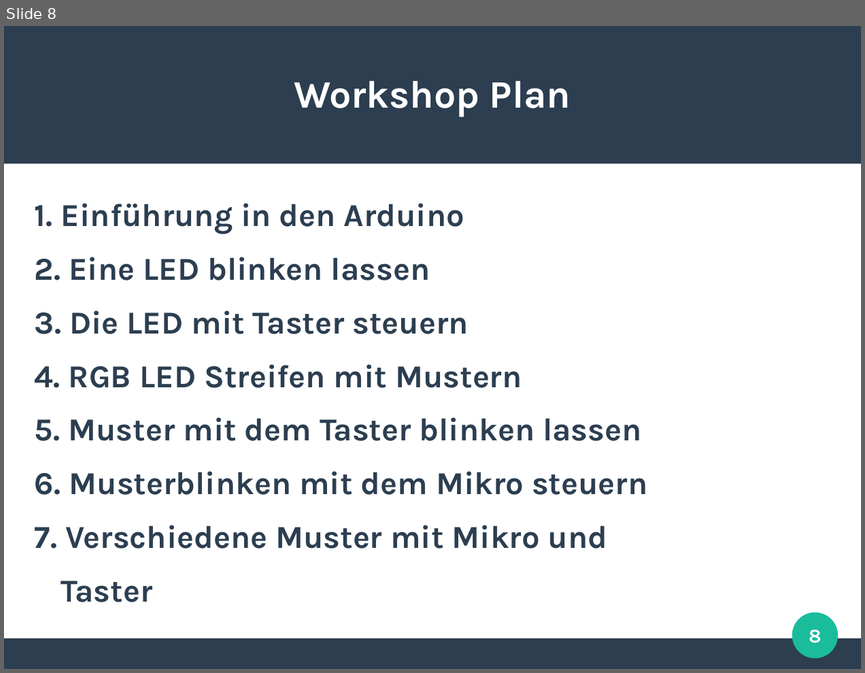
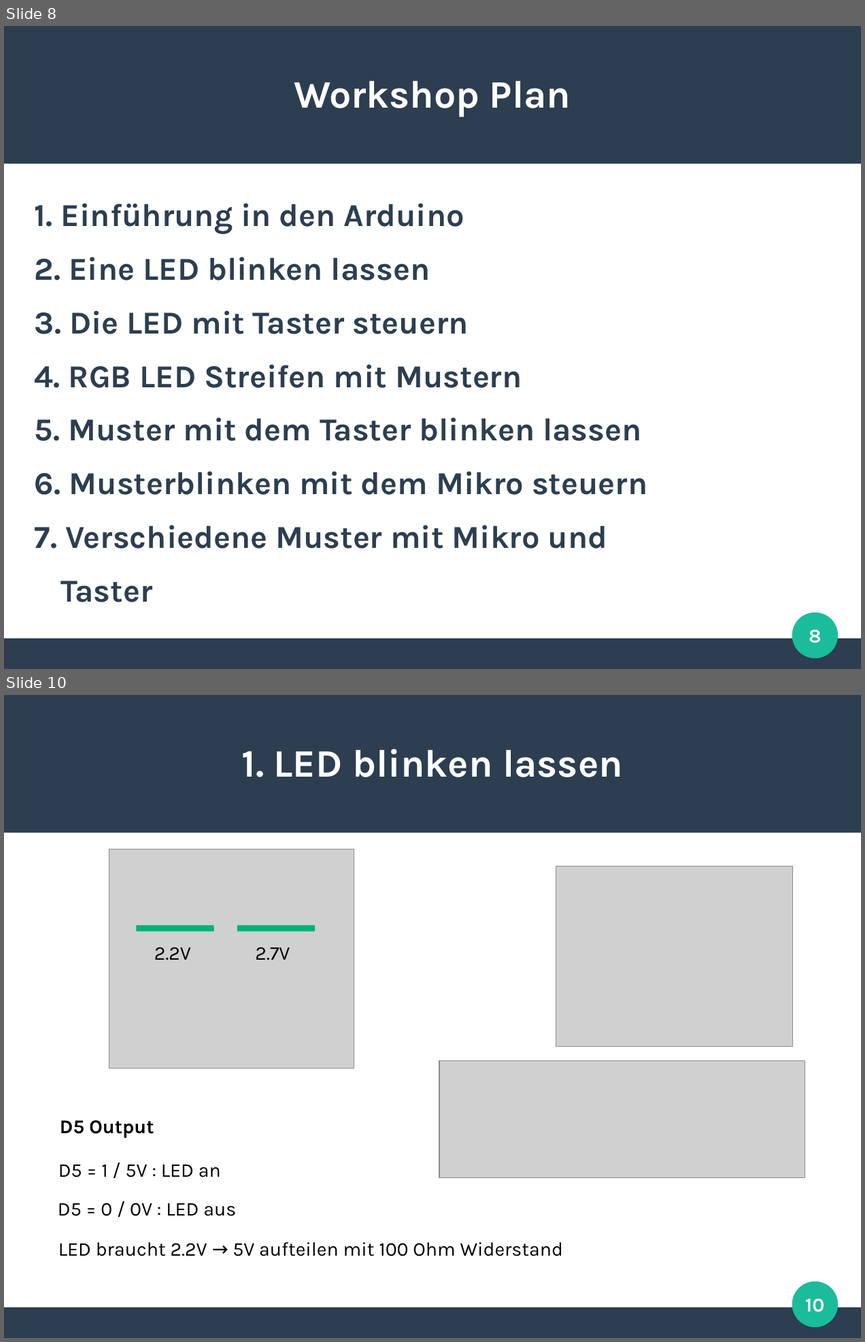
Before and after one commit to SSchwoebel/Schirm, a slide deck: Workshop/workshop.odp. Shown one above the other, each under a label of ours: slide 8 before the commit, slides 8 and 10 after it; the slides between them are not shown. The pictures are 865x673 and 865x1342 pixels, drawn with LibreOffice and Linux fonts; fonts in the diff are those of the drawing; grey boxes stand for pictures. Boxes give left, top, right and bottom in pixels: in the first picture for what was removed or moved away, otherwise in the second. Text is boxed around its words. In the diff, an @@ line names an element or a change of style, - is before the commit and + after.

```diff
--- a/Workshop/workshop.odp
+++ b/Workshop/workshop.odp
@@ slide 10 added at (x1=4, y1=695, x2=861, y2=1338), background #FFFFFF; not listed: 3 template elements that a slide beside it also shows @@
@@ title added at (x1=242, y1=749, x2=623, y2=777), 36 pt, text #FFFFFF, bold @@
+1. LED blinken lassen
@@ picture added at (x1=109, y1=849, x2=354, y2=1068) @@
@@ picture added at (x1=556, y1=866, x2=793, y2=1047) @@
@@ line added from (136, 928) to (214, 928), #00B274 5.67 pt @@
@@ line added from (237, 928) to (315, 928), #00B274 5.67 pt @@
@@ text added at (x1=154, y1=947, x2=191, y2=960), 18 pt, text #000000 @@
+2.2V
@@ text added at (x1=255, y1=947, x2=290, y2=960), 18 pt, text #000000 @@
+2.7V
@@ picture added at (x1=439, y1=1060, x2=805, y2=1178) @@
@@ text added at (x1=60, y1=1120, x2=154, y2=1138), 18 pt, text #000000, bold @@
+D5 Output
@@ text added at (x1=58, y1=1164, x2=221, y2=1177), 18 pt, text #000000 @@
+D5 = 1 / 5V : LED an
@@ text added at (x1=58, y1=1202, x2=236, y2=1216), 18 pt, text #000000 @@
+D5 = 0 / 0V : LED aus
@@ text added at (x1=58, y1=1242, x2=564, y2=1256), 18 pt, text #000000 @@
+LED braucht 2.2V → 5V aufteilen mit 100 Ohm Widerstand
@@ page number added at (x1=805, y1=1298, x2=824, y2=1312), 18 pt, text #FFFFFF, bold @@
+10
```
Also in this commit, not shown: 13 other slides added, 2 slides removed, 11 other files.
